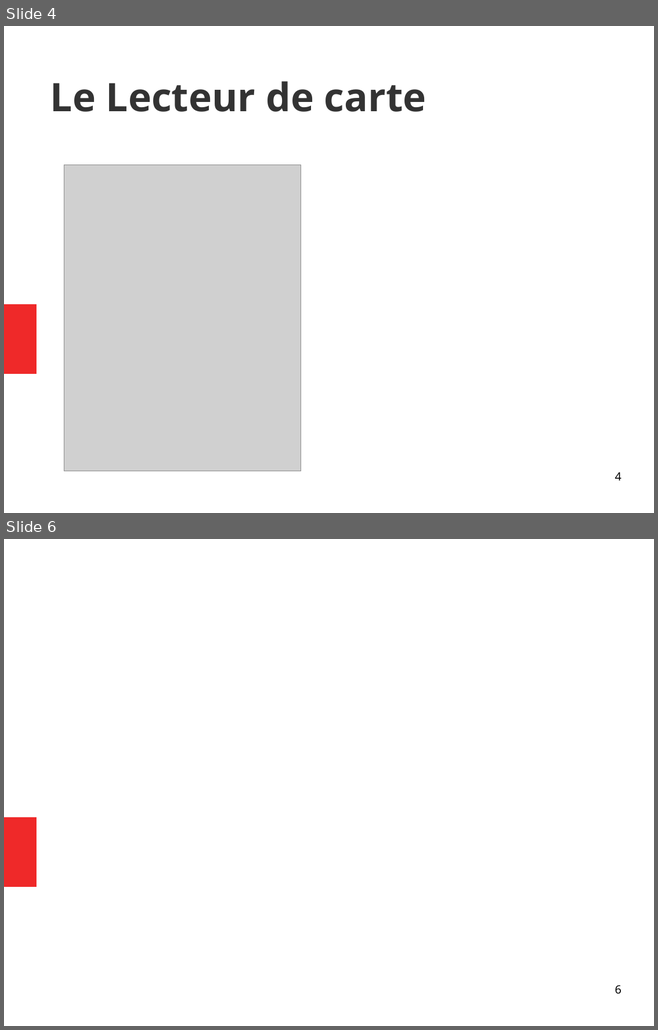
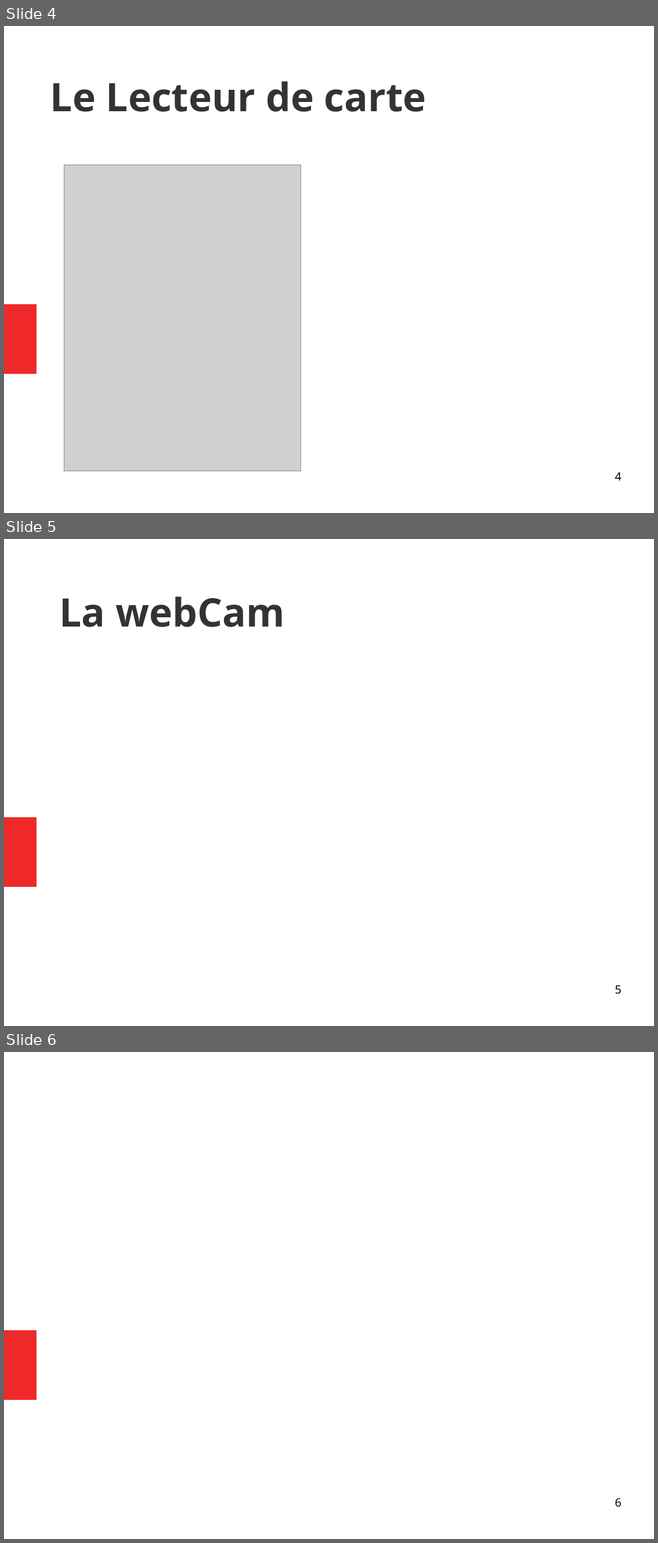
Before and after one commit to PinaudLucas/Projet, a slide deck: Lucas/Revue_1.odp. Shown one above the other, each under a label of ours: slides 4 and 6 before the commit, slides 4, 5 and 6 after it; the slides between them are not shown. The pictures are 658x1030 and 658x1543 pixels, drawn with LibreOffice and Linux fonts; fonts in the diff are those of the drawing; grey boxes stand for pictures. Boxes give left, top, right and bottom in pixels: in the first picture for what was removed or moved away, otherwise in the second. Text is boxed around its words. In the diff, an @@ line names an element or a change of style, - is before the commit and + after.

```diff
--- a/Lucas/Revue_1.odp
+++ b/Lucas/Revue_1.odp
@@ slide 5 added at [4,539,654,1026], background #FFFFFF; not listed: 1 template element that a slide beside it also shows @@
@@ title added at [60,596,284,627], 48 pt, text #333333, bold @@
+La webCam
@@ page number added at [615,986,621,994], 14 pt, text #000000 @@
+5
```
Also in this commit, not shown: 1 slide removed, 1 other file.
